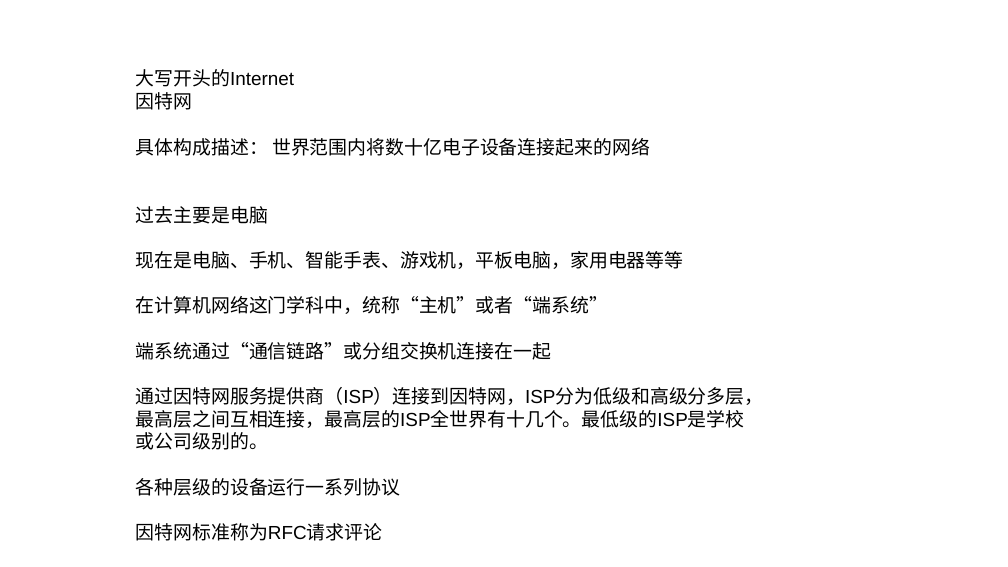
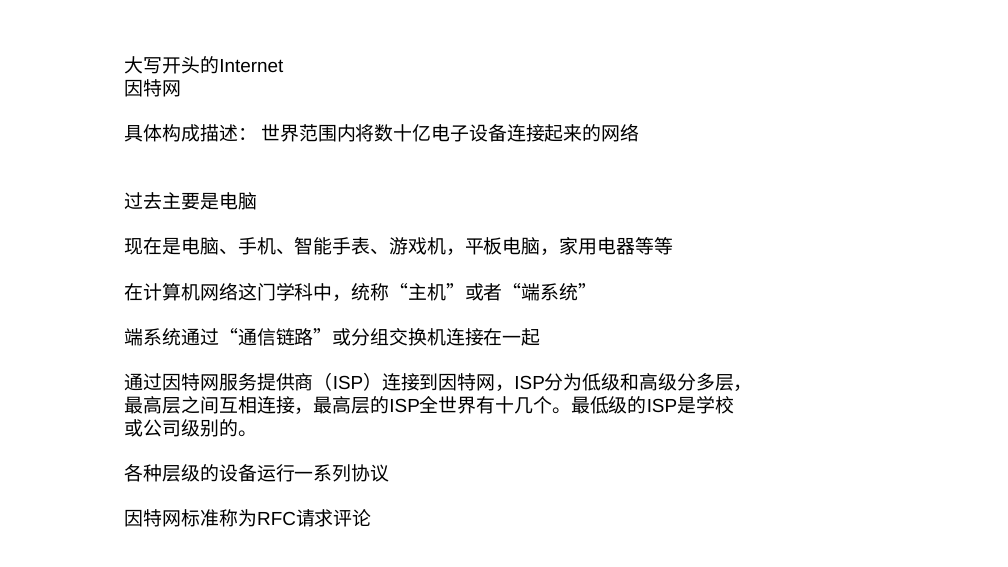
Before and after one commit to buyicoder/Computer-Networking, a slide deck: slide 3 of 计算机网络-自顶向下/第一章总结.pptx. Drawn at 1008x567 pixels with LibreOffice and Linux fonts; fonts in the diff are those of the drawing. Boxes give left, top, right and bottom in pixels: in the first picture for what was removed or moved away, otherwise in the second. Text is boxed around its words. In the diff, an @@ line names an element or a change of style, - is before the commit and + after.

```diff
--- a/计算机网络-自顶向下/第一章总结.pptx
+++ b/计算机网络-自顶向下/第一章总结.pptx
@@ text "大写开头的Internet": place and size @@
-text "大写开头的Internet" at (136,69,764,541)
+text "大写开头的Internet" at (125,56,753,527)
```
Also in this commit, not shown: 1 slide added, 6 other files.
